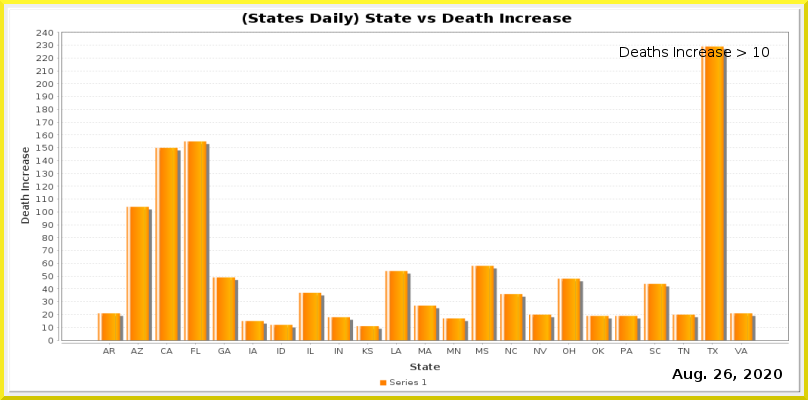
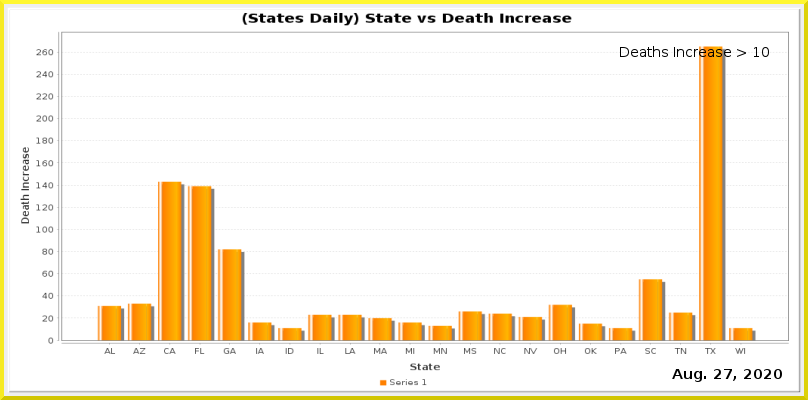
Two versions of the same layered image (808x400). Layer-by-layer changes:
painted on "Current Date" over bbox(724, 369, 732, 379)
painted on "Date_vs_TestIncrease.png" over bbox(36, 29, 789, 354)
